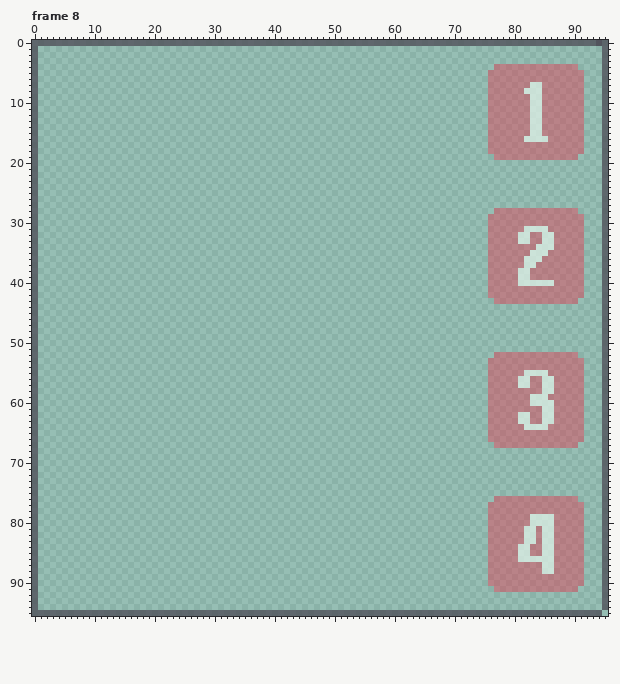
Pixel-art file -- assets/images/megatoy_dark/algorithm.ase. That is the earlier state.
96x96 pixels, 8 frames. Shown: frame 8. The commit also changed other frames, which this record leaves out.
Now the later version:
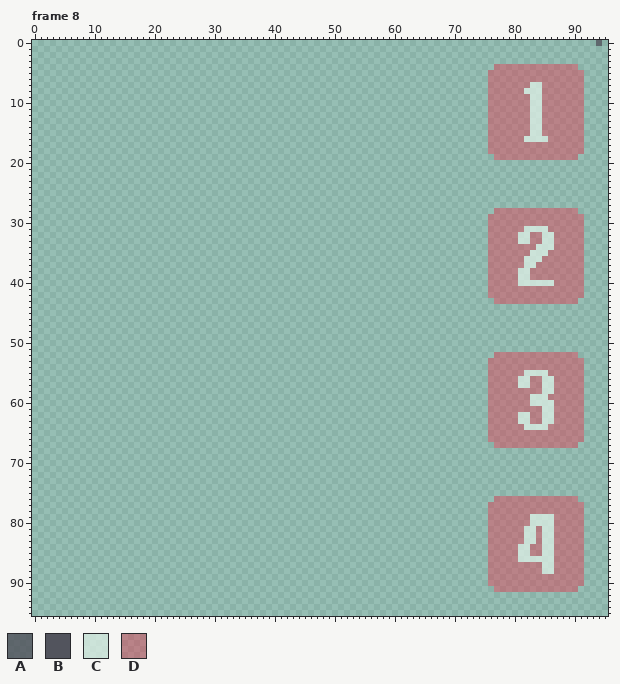
Palette (. is transparent): A #4f4f59c7  B #4f4f59f3  C #dbede3c7  D #eb2e4a69
Author's note on the commit: Draw the algorithm and SSG-EG pictures' frames in a theme color
Edits made:
layer "Layer 3" removed
Frame 8:
Colour B gives way to colour A in row 0 at x 94.
The author cleared colour A in row 0 at x 0 to 93 and 95; in rows 1 to 94 at x 0 and 95; in row 95 at x 0 to 94.
Changed places in both pictures, as pixel boxes (x1, y1, x2, y2):
changed: (32, 40, 608, 616)
